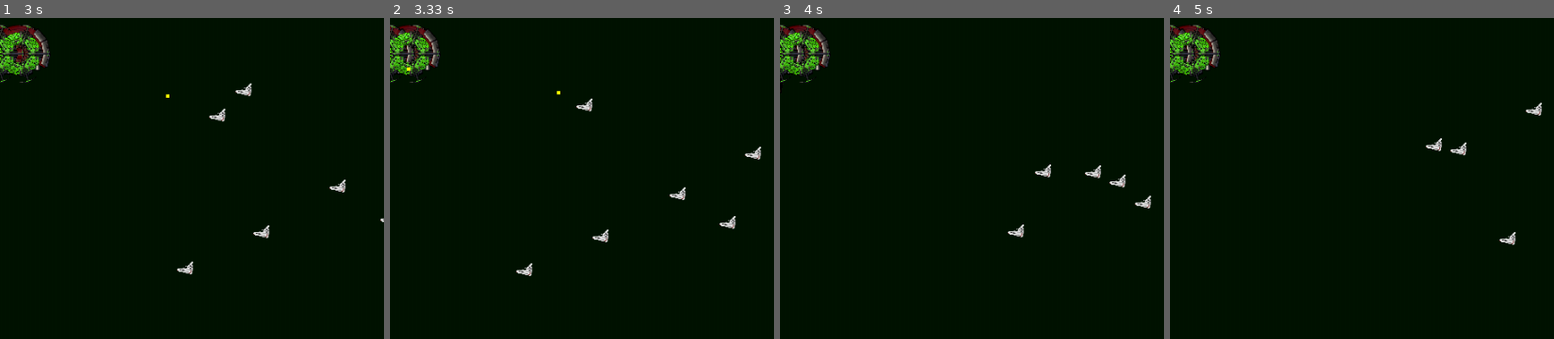
Above: before the commit, frames 1-4 (left to right).
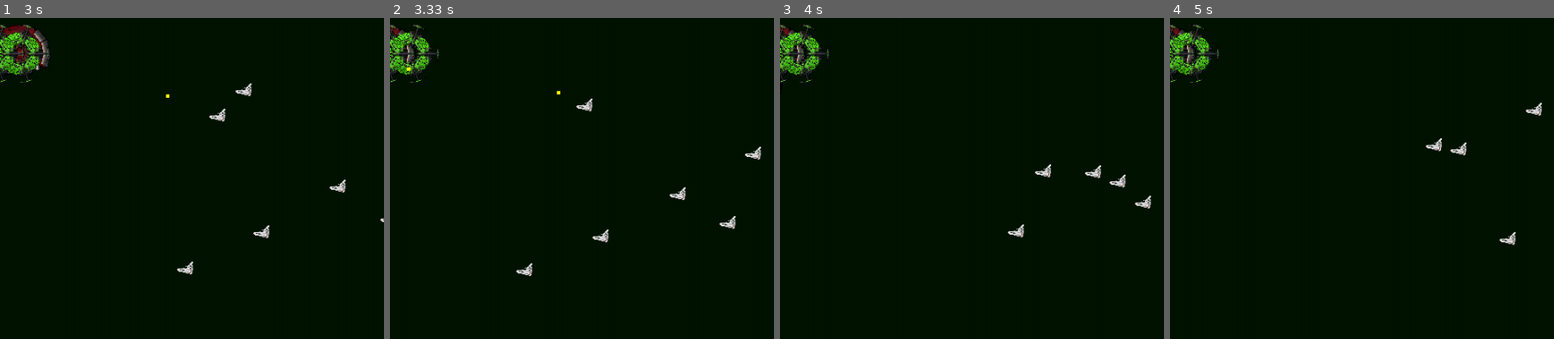
Above: after the commit, the same moments.

Repository: MichaelGaynor/Space_Defense_Pygame
Game: pygame game, started from sd_game.py
Same seed, same stepped clock (60 frames per second), same inputs: the game is played once before the commit and once after it.
Inputs:
- Up to frame 1 (3 s): hold Right 0.33-0.87 s; hold A 0.33-0.87 s; hold A 0.9-1.43 s; tap Space at 0.97, 1.27, 1.53, 1.87, 2.17, 2.3, 2.7 s; tap Right at 1.05, 2.38 s; hold S 1.47-1.77 s; tap Left at 1.62, 2.78 s; hold A 1.8-2.2 s; hold S 2.23-2.6 s; hold A from 2.63 s (still down)
- Up to frame 2 (3.33 s): tap Space at 3, 3.2 s; release A at 3.1 s; hold A from 3.13 s (still down)
- Up to frame 3 (4 s): tap Space at 3.5, 3.77 s; release A at 3.67 s; hold S from 3.7 s (still down); tap Right at 3.85 s
- Up to frame 4 (5 s): release S at 4 s; hold A 4.03-4.43 s; tap Space at 4.1, 4.4, 4.53, 4.93 s; tap Left at 4.18 s; hold S 4.47-4.83 s; hold A from 4.87 s (still down)
The pictures show only the part of the screen within x 49-99%, y 10-60%; the shares and areas given below are measured in that part.

Frame 1 is identical in both runs. In frame 2, 0.4% of the frame differs, in the area x 1-13%, y 2-18%; in frame 3, 0.4%; in frame 4, 0.4%.

Commit message:
Number of turrets is now limited

Diff:
--- a/game_functions.py
+++ b/game_functions.py
@@ -22,10 +22,19 @@
         player.should_move("left", True)
       if event.key == 97:
         new_auto_turret = AutoTurret(screen,player,autoimage)
+        if len(auto_turrets) < 4:
+          auto_turrets.add(new_auto_turret)
+        else:
+          auto_turrets.remove(auto_turrets.sprites()[-1])
+          auto_turrets.add(new_auto_turret)
         auto_turrets.add(new_auto_turret)
       if event.key == 115:
         new_turret = Turret(screen,player,image)
-        turrets.add(new_turret)
+        if len(turrets) < 6:
+          turrets.add(new_turret)
+        else:
+          turrets.remove(turrets.sprites()[-1])
+          turrets.add(new_turret)
       if event.key == 32:
         new_missile = Missile(screen,[player.x,player.y])
         missiles.add(new_missile)
Not shown, changed: game_functions.pyc
